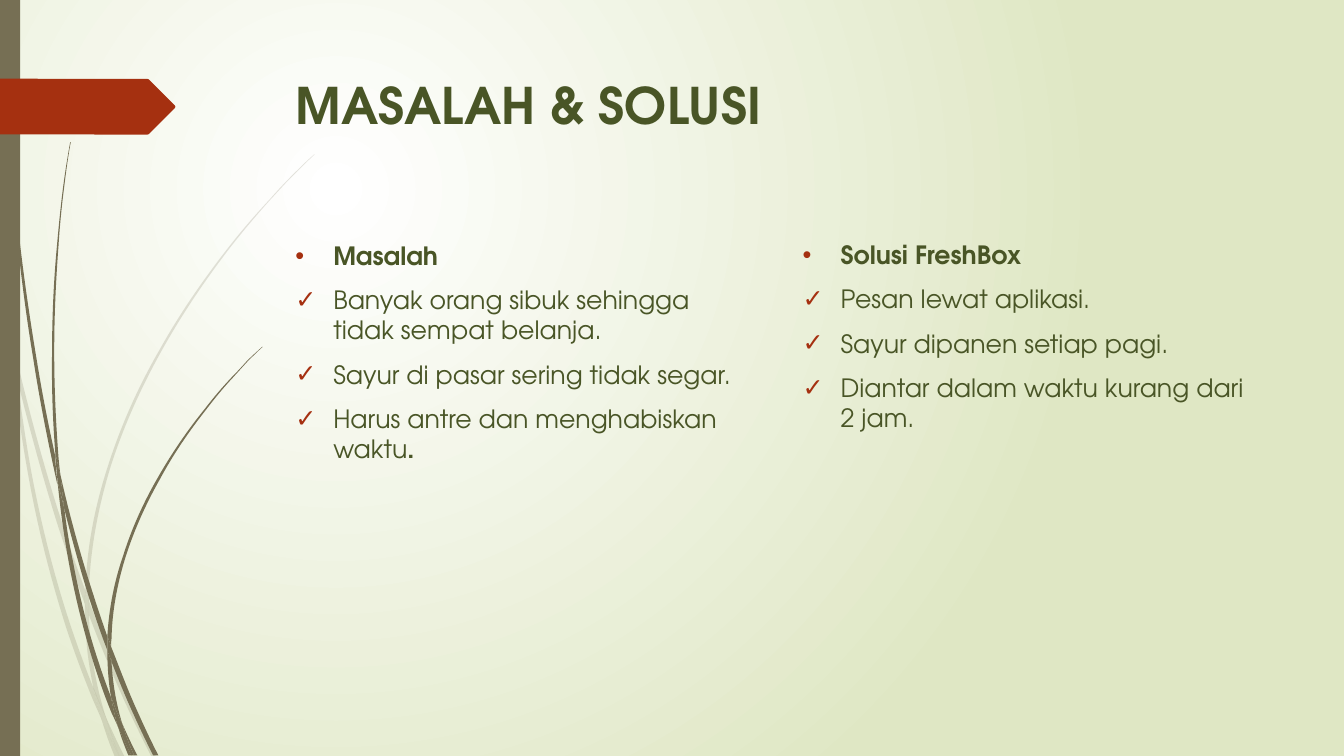
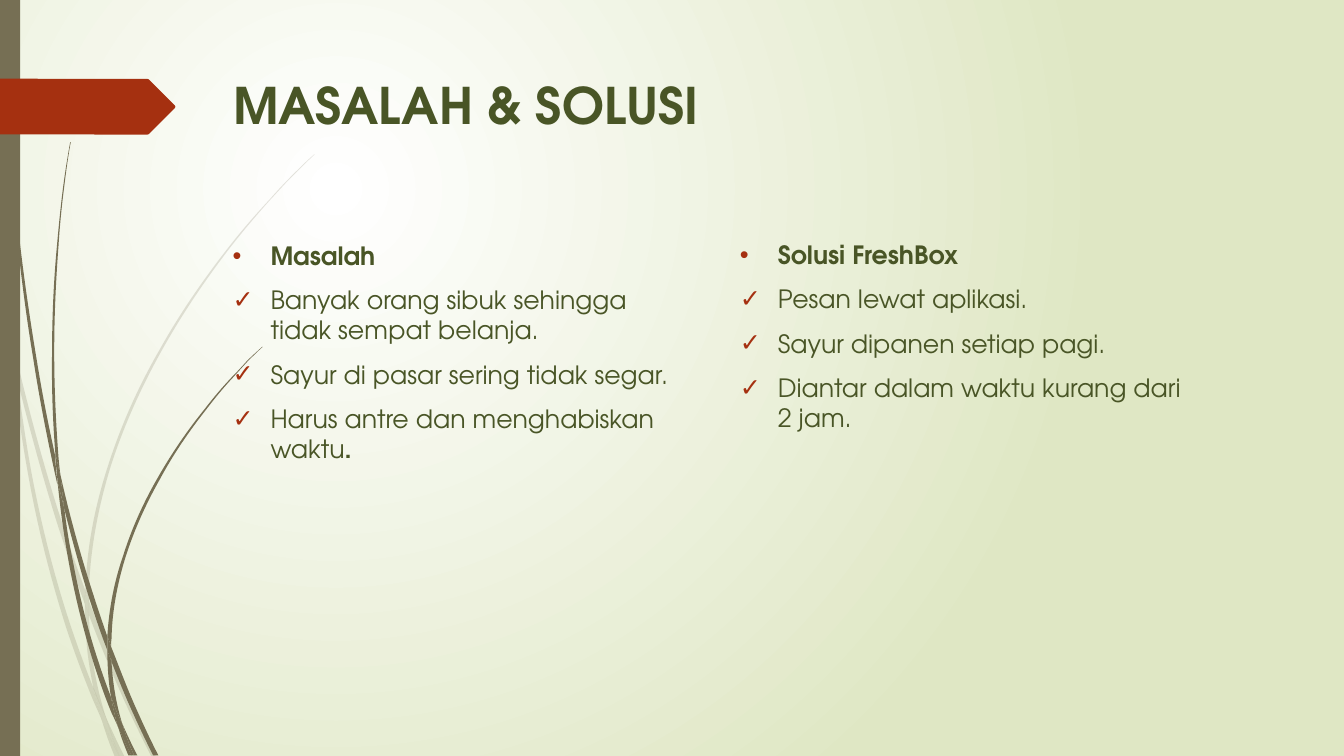
Before and after one commit to onysu/kursus, a slide deck: slide 2 of assets/files/Business-Pitch-Deck-7-Slide.pptx. Drawn at 1344x756 pixels with LibreOffice and Linux fonts; fonts in the diff are those of the drawing. Boxes give left, top, right and bottom in pixels: in the first picture for what was removed or moved away, otherwise in the second. Text is boxed around its words. In the diff, an @@ line names an element or a change of style, - is before the commit and + after.

```diff
--- a/assets/files/Business-Pitch-Deck-7-Slide.pptx
+++ b/assets/files/Business-Pitch-Deck-7-Slide.pptx
@@ title "MASALAH & SOLUSI": place and size @@
-title "MASALAH & SOLUSI" at [296,86,762,125]
+title "MASALAH & SOLUSI" at [233,86,699,125]
@@ text "Masalah": place and size @@
-text "Masalah" at [333,246,730,459]
+text "Masalah" at [271,246,668,459]
@@ text "Solusi FreshBox": place and size @@
-text "Solusi FreshBox" at [841,244,1243,432]
+text "Solusi FreshBox" at [778,244,1180,432]
```
Also in this commit, not shown: 5 other slides changed, 1 other file.
